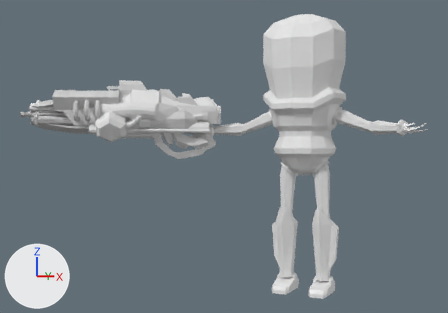
The Blender file Tools/Models/Players/martian.blend as it was, and as the next commit left it.
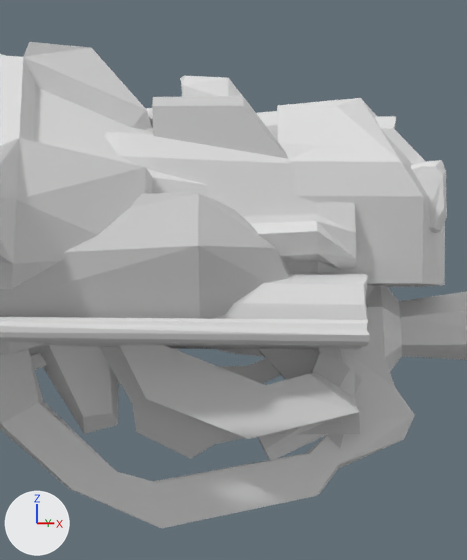
The first picture shows the older version from a 50 mm camera at (46.1, -124.3, 18.6) aimed at (-17.5, 7.1, 16.1). The close-ups show both versions on the part from 35% to 50% of the width and 26% to 52% of the height of that picture. Arrows for +X, +Y and +Z are at lower left; the lights stay in place.

Names of what the first close-up shows: 'Body', 'Mesh.001', 'Mesh.002', 'beamgun', 'flamethrower', 'newdisruptor', 'newrocketlauncher', 'smartgun', 'vaporizer', 'violator'.
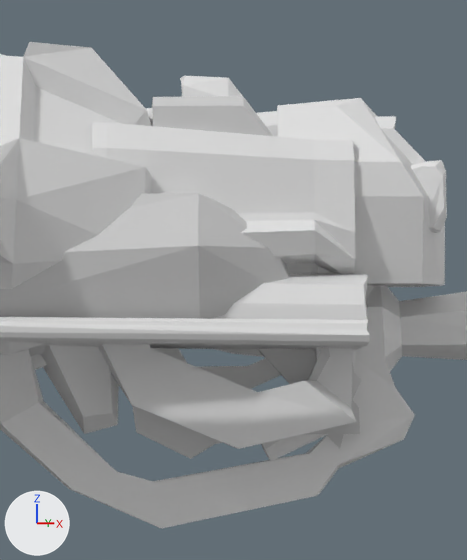
Boxes [x1, y1, x2, y2] around the edits, measured in the close-ups (467 x 560 px):
'newrocketlauncher', moved, turned, rescaled
    before: [29, 132, 359, 439]
    after: [29, 122, 356, 449]

What changed in the scene script:
```text
Change ob_newrocketlauncher:
    ob_newrocketlauncher.location: (-48.25, -3.65, 26.42) -> (-49.49, -4.58, 26.89)
    ob_newrocketlauncher.rotation_euler: (0.000844, -0.0326, 0.52) -> (0.000784, -0.018, 0.523)  # degrees (0, -1.9, 30) -> degrees (0, -1, 30)
    ob_newrocketlauncher.scale: (4.05, 4.05, 4.05) -> (4.27, 4.27, 4.27)
```
